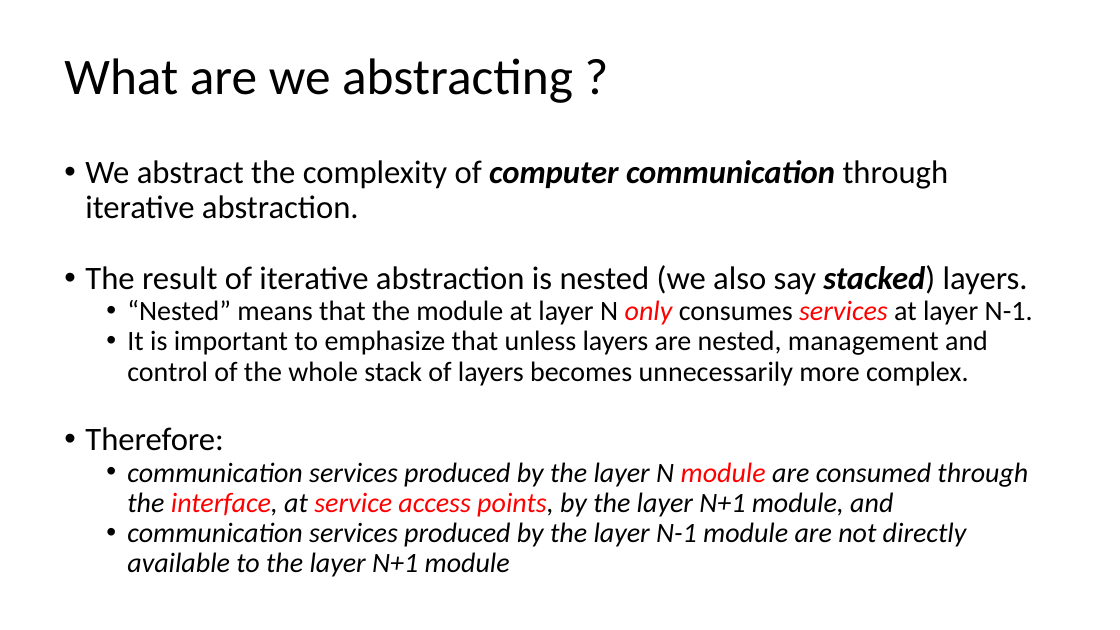
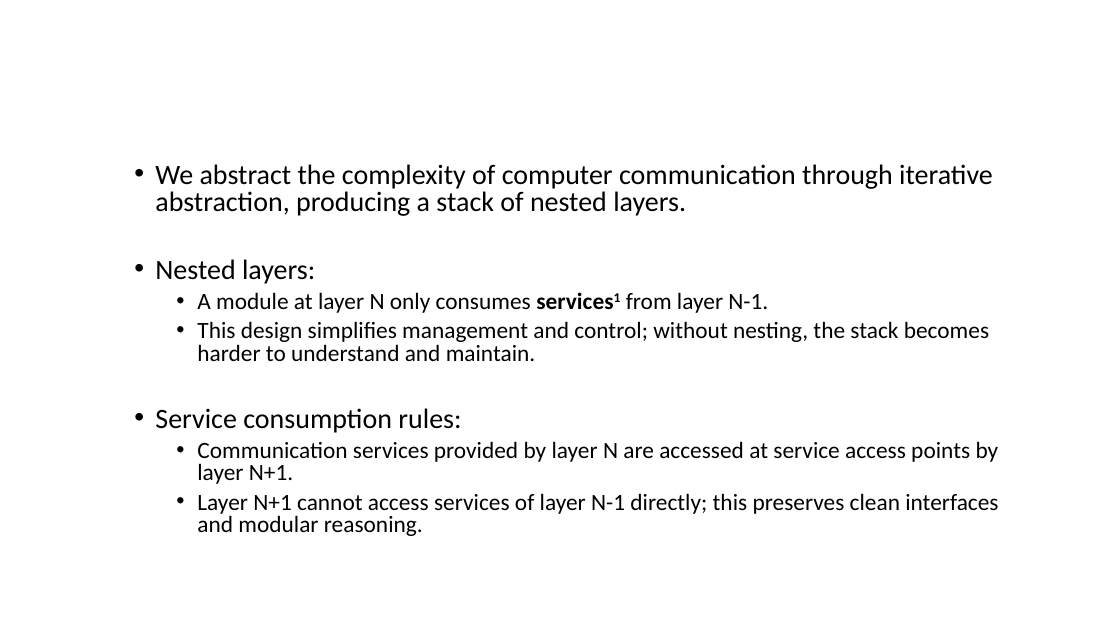
Before and after one commit to lukacassar/hw, a slide deck: slide 29 of CCE2414/1. Networking Foundations.pptx (slide 28 before the commit). Drawn at 1120x630 pixels with LibreOffice and Linux fonts; fonts in the diff are those of the drawing. Boxes give left, top, right and bottom in pixels: in the first picture for what was removed or moved away, otherwise in the second. Text is boxed around its words. In the diff, an @@ line names an element or a change of style, - is before the commit and + after.

```diff
--- a/CCE2414/1. Networking Foundations.pptx
+++ b/CCE2414/1. Networking Foundations.pptx
@@ title removed at bbox=[64, 58, 573, 103] @@
-What are we abstracting ?
@@ text "We abstract the complexity of ..." at bbox=[155, 164, 999, 536]: vertical alignment top to middle @@
@@ text at bbox=[155, 164, 999, 536]: text changed; size 24 to 20 pt @@
-• We abstract the complexity of computer communication through iterative abstraction.
-• The result of iterative abstraction is nested (we also say stacked) layers.
-  • “Nested” means that the module at layer N only consumes services at layer N-1.
-  • It is important to emphasize that unless layers are nested, management and control of the whole stack of layers becomes unnecessarily more complex.
-• Therefore:
-  • communication services produced by the layer N module are consumed through the interface, at service access points, by the layer N+1 module, and
-  • communication services produced by the layer N-1 module are not directly available to the layer N+1 module
+• We abstract the complexity of computer communication through iterative abstraction, producing a stack of nested layers.
+• Nested layers:
+  • A module at layer N only consumes services1 from layer N-1.
+  • This design simplifies management and control; without nesting, the stack becomes harder to understand and maintain.
+• Service consumption rules:
+  • Communication services provided by layer N are accessed at service access points by layer N+1.
+  • Layer N+1 cannot access services of layer N-1 directly; this preserves clean interfaces and modular reasoning.
```
Also in this commit, not shown: 54 other slides changed, 12 slides added, 5 slides removed.
